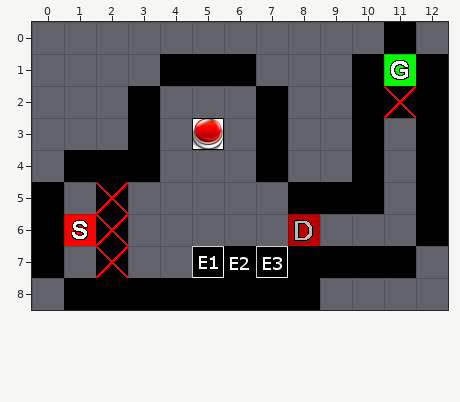
A Tiled map gets an edit: Levels/Level01_Switch.tmx. Above is the file before it was changed.
Cells are 32x32 px. Shown: x 0..12, y 0..8.
And afterwards:
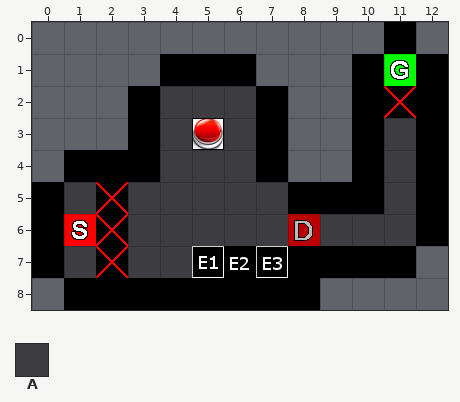
Key: from "ReplicaTileset": A 0.
_ is an empty cell.
Tiles of an added or newly shown layer are drawn over the layers below it.
See-through tiles are keyed as they look on the map.
Change:
{"where": "layer \"Tile Layer 1\" (now shown)"}
{"y":2,"x":4,"old":"___","new":"AAA"}
{"y":3,"x":4,"old":"_","new":"A"}
{"y":3,"x":6,"old":"_","new":"A"}
{"y":3,"x":11,"old":"_","new":"A"}
{"y":4,"x":4,"old":"___","new":"AAA"}
{"y":4,"x":11,"old":"_","new":"A"}
{"y":5,"x":1,"old":"_","new":"A"}
{"y":5,"x":3,"old":"_____","new":"AAAAA"}
{"y":5,"x":11,"old":"_","new":"A"}
{"y":6,"x":3,"old":"_____","new":"AAAAA"}
{"y":6,"x":9,"old":"___","new":"AAA"}
{"y":7,"x":1,"old":"_","new":"A"}
{"y":7,"x":3,"old":"__","new":"AA"}
